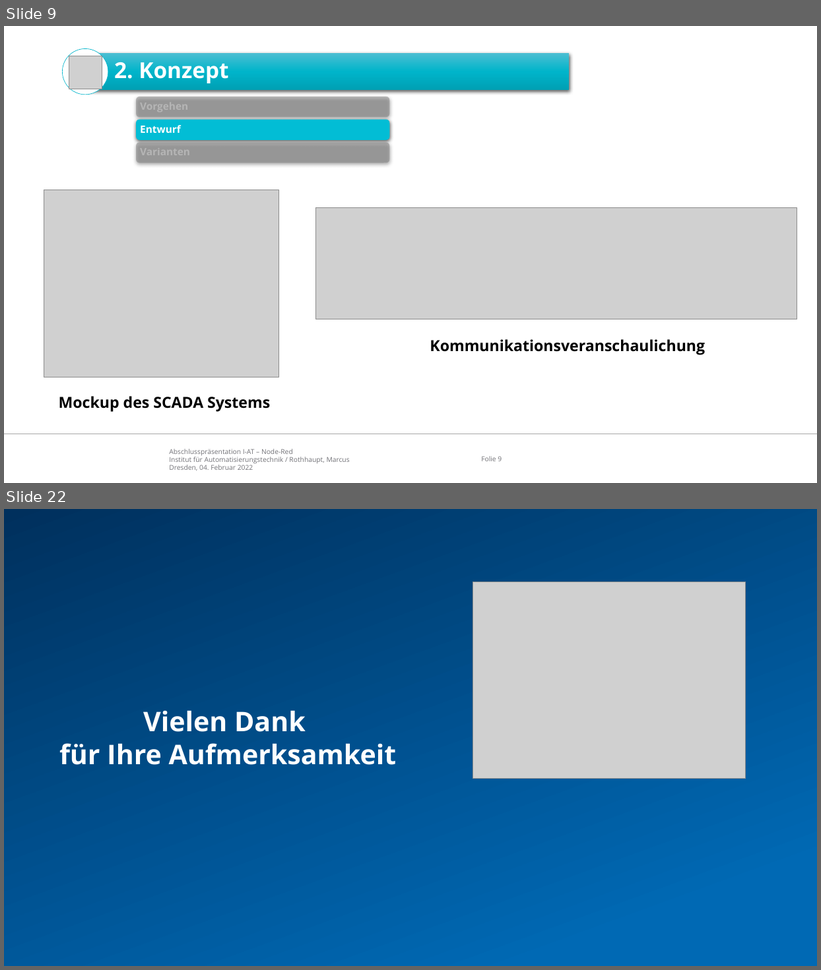
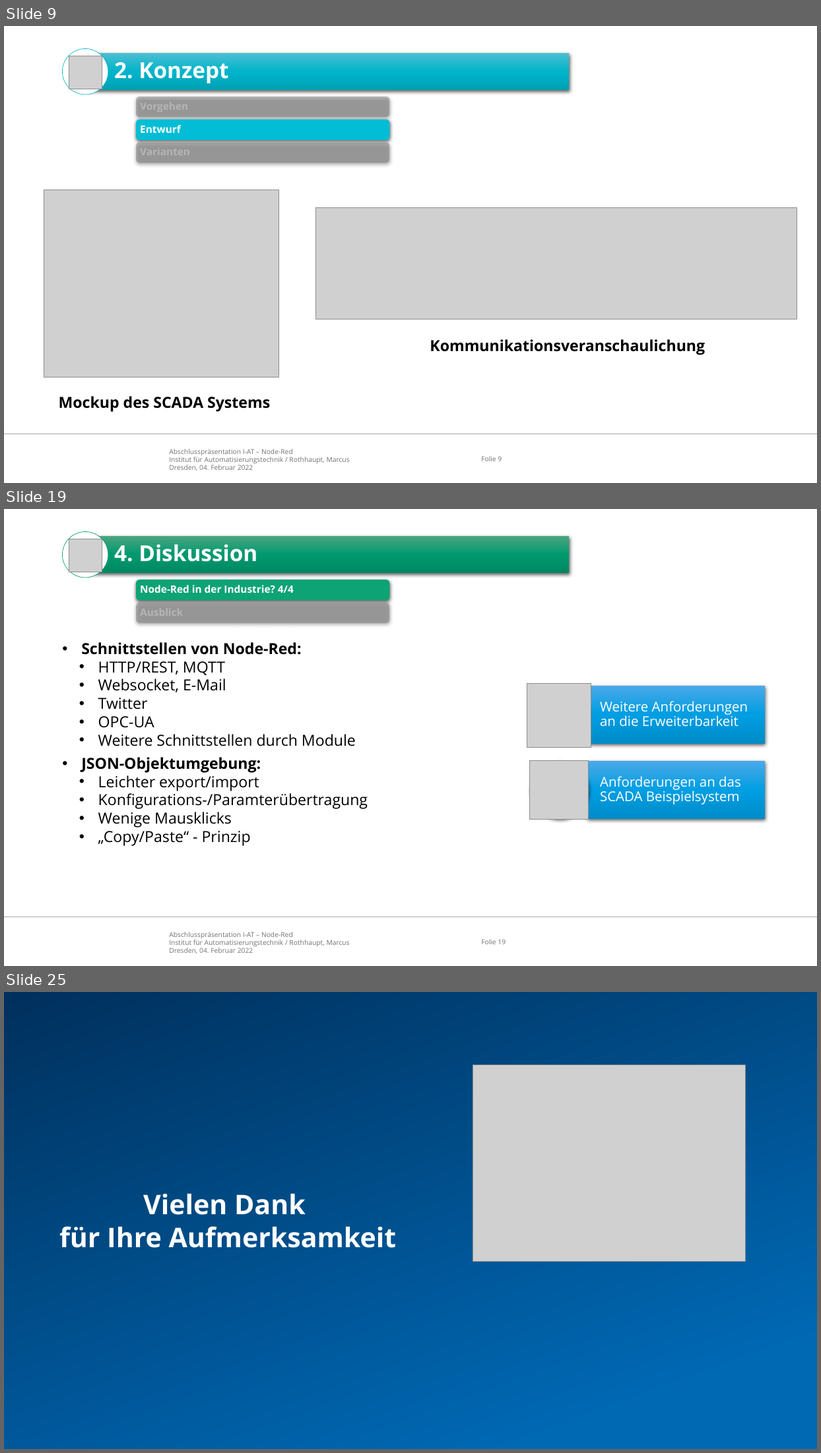
Before and after one commit to appist-dev/agteletud-node-red, a slide deck: docs/presentation/Abschlusspräsentation Node-Red.pptx. Shown one above the other, each under a label of ours: slides 9 and 22 before the commit, slides 9, 19 and 25 after it; the slides between them are not shown. The pictures are 821x970 and 821x1453 pixels, drawn with LibreOffice and Linux fonts; fonts in the diff are those of the drawing; grey boxes stand for pictures; background and template pictures are left out. Boxes give left, top, right and bottom in pixels: in the first picture for what was removed or moved away, otherwise in the second. Text is boxed around its words. In the diff, an @@ line names an element or a change of style, - is before the commit and + after.

```diff
--- a/docs/presentation/Abschlusspräsentation Node-Red.pptx
+++ b/docs/presentation/Abschlusspräsentation Node-Red.pptx
@@ slide 19 added at [4,509,817,966], background #FFFFFF; not listed: 3 template elements that a slide beside it also shows @@
@@ ellipse added at [63,531,108,578], fill #FFFFFF, outline #009A6F 0.5 pt @@
@@ picture added at [69,539,102,572] @@
@@ rectangle added at [85,537,570,573], fill gradient #4BA580 to #009A6F to #008963 @@
@@ text added at [114,544,257,562], 26 pt, text #FFFFFF, bold @@
+4. Diskussion
@@ group added at [136,580,389,624]: 2 rounded rectangles, 2 texts @@
+Node-Red in der Industrie? 4/4
+Ausblick
@@ text added at [81,642,368,846], 18 pt, text #000000 @@
+• Schnittstellen von Node-Red:
+      • HTTP/REST, MQTT
+      • Websocket, E-Mail
+      • Twitter
+      • OPC-UA
+      • Weitere Schnittstellen durch Module
+  • JSON-Objektumgebung:
+      • Leichter export/import
+      • Konfigurations-/Paramterübertragung
+      • Wenige Mausklicks
+      • „Copy/Paste“ - Prinzip
@@ picture added at [527,683,591,747] @@
@@ picture added at [530,761,588,819] @@
@@ group added at [531,686,766,819]: 2 pentagon arrows, 2 texts, 2 ellipses @@
+Weitere Anforderungen an die Erweiterbarkeit
+Anforderungen an das SCADA Beispielsystem
@@ what was slide 22 is now slide 25 @@
```
Also in this commit, not shown: 17 slides changed, 3 other slides added, 1 slide removed, 1 other file.
